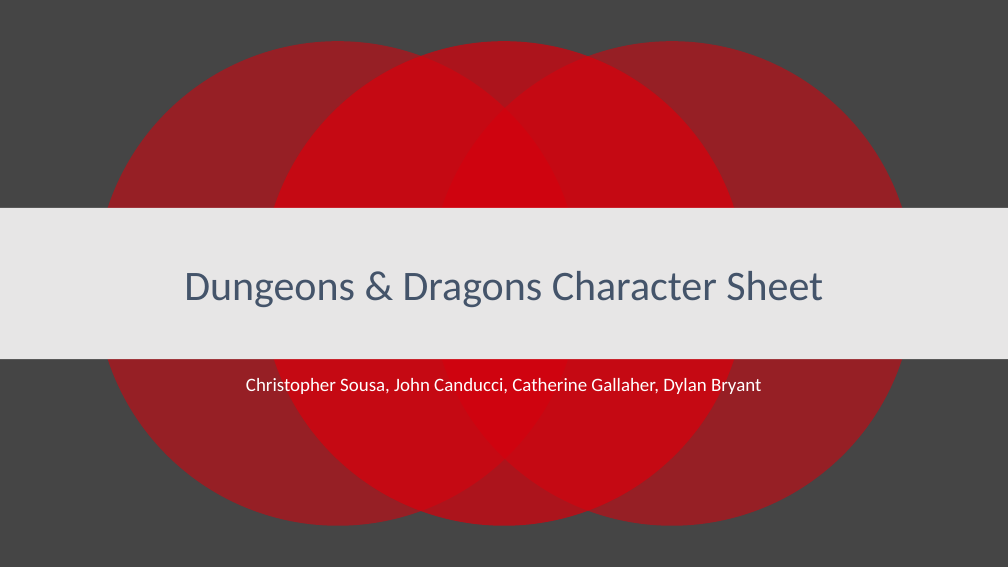
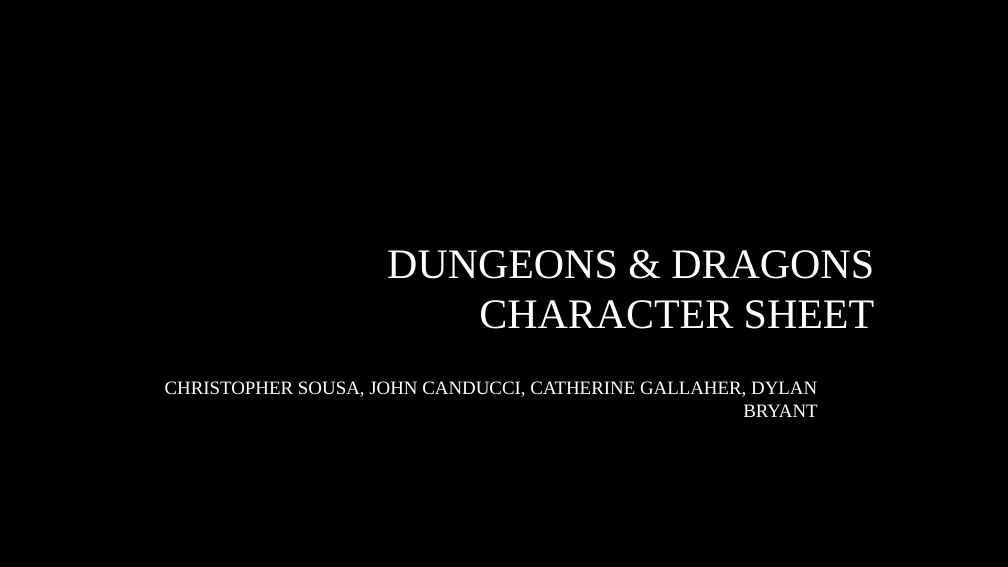
Before and after one commit to TTTriplicate/DnDCharGenerator, a slide deck: slide 1 of DnDPresentation.pptx. Drawn at 1008x567 pixels with LibreOffice and Linux fonts; fonts in the diff are those of the drawing; background and template pictures are left out. Boxes give left, top, right and bottom in pixels: in the first picture for what was removed or moved away, otherwise in the second. Text is boxed around its words. In the diff, an @@ line names an element or a change of style, - is before the commit and + after.

```diff
--- a/DnDPresentation.pptx
+++ b/DnDPresentation.pptx
@@ background #454545 to picture (left out) @@
@@ ellipse removed at (x1=95, y1=42, x2=580, y2=526) @@
@@ ellipse removed at (x1=262, y1=42, x2=746, y2=526) @@
@@ ellipse removed at (x1=430, y1=42, x2=914, y2=526) @@
@@ rectangle removed at (x1=0, y1=208, x2=1008, y2=359) @@
@@ title at (x1=387, y1=250, x2=874, y2=329): text changed; font Calibri to Times New Roman; text colour #44546A to #FFFFFF @@
-Dungeons & Dragons Character Sheet
+DUNGEONS & DRAGONS CHARACTER SHEET
@@ subtitle at (x1=165, y1=381, x2=818, y2=417): text changed; font Calibri to Times New Roman @@
-Christopher Sousa, John Canducci, Catherine Gallaher, Dylan Bryant
+CHRISTOPHER SOUSA, JOHN CANDUCCI, CATHERINE GALLAHER, DYLAN BRYANT
```
Also in this commit, not shown: 6 other slides changed.
